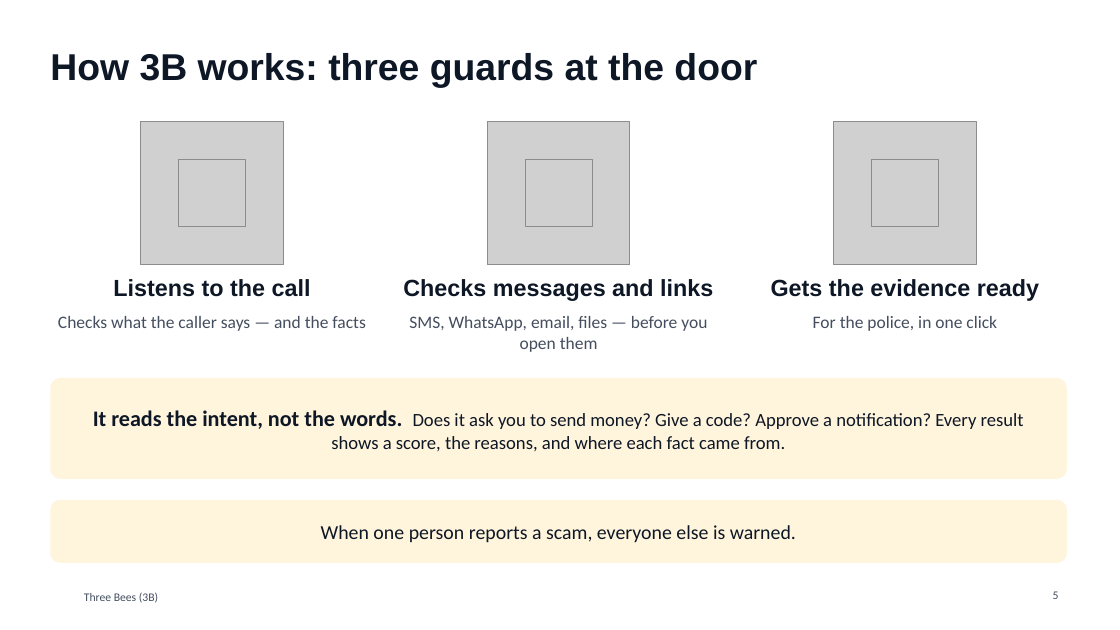
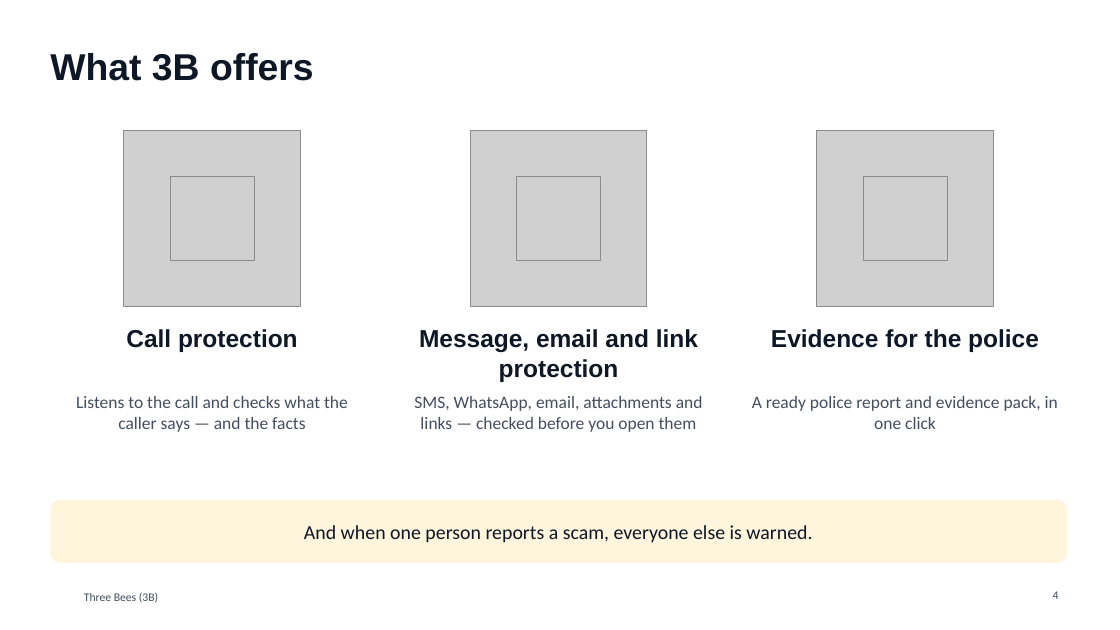
Before and after one commit to Mezx-1/three-bees, a slide deck: slide 4 of docs/presentation/ThreeBees_pitch.pptx (slide 5 before the commit). Drawn at 1120x630 pixels with LibreOffice and Linux fonts; fonts in the diff are those of the drawing; grey boxes stand for pictures; background and template pictures are left out. Boxes give left, top, right and bottom in pixels: in the first picture for what was removed or moved away, otherwise in the second. Text is boxed around its words. In the diff, an @@ line names an element or a change of style, - is before the commit and + after.

```diff
--- a/docs/presentation/ThreeBees_pitch.pptx
+++ b/docs/presentation/ThreeBees_pitch.pptx
@@ title at [50,53,314,81]: text changed @@
-How 3B works: three guards at the door
+What 3B offers
@@ picture: place and size @@
-picture at [141,122,284,265]
+picture at [124,130,301,307]
@@ picture: place and size @@
-picture at [487,122,630,265]
+picture at [471,130,647,307]
@@ picture: place and size @@
-picture at [834,122,977,265]
+picture at [817,130,993,307]
@@ picture: place and size @@
-picture at [178,160,245,227]
+picture at [170,176,254,260]
@@ picture added at [517,176,601,260] @@
@@ picture removed at [525,160,592,227] @@
@@ picture: place and size @@
-picture at [872,160,939,227]
+picture at [864,176,948,260]
@@ text removed at [113,279,311,297] @@
-Listens to the call
@@ text removed at [403,279,713,301] @@
-Checks messages and links
@@ text removed at [771,279,1039,301] @@
-Gets the evidence ready
@@ text added at [126,329,298,352], 21 pt, text #0E1726, bold @@
+Call protection
@@ text added at [419,329,698,382], 21 pt, text #0E1726, bold @@
+Message, email and link protection
@@ text at [771,329,1039,352]: text changed; size 15 to 21 pt; font Calibri to Arial; text colour #444E5F to #0E1726; bold on @@
-For the police, in one click
+Evidence for the police
@@ rounded rectangle removed at [50,378,1067,479] @@
@@ text at [76,396,348,432]: text changed @@
-Checks what the caller says — and the facts
+Listens to the call and checks what the caller says — and the facts
@@ text removed at [93,410,1024,451] @@
-It reads the intent, not the words. Does it ask you to send money? Give a code? Approve a notification? Every result shows a score, the reasons, and where each fact came from.
@@ text at [414,396,703,432]: text changed @@
-SMS, WhatsApp, email, files — before you open them
+SMS, WhatsApp, email, attachments and links — checked before you open them
@@ text added at [752,396,1058,429], 15 pt, text #444E5F @@
+A ready police report and evidence pack, in one click
@@ text at [304,525,812,543]: text changed @@
-When one person reports a scam, everyone else is warned.
+And when one person reports a scam, everyone else is warned.
@@ page number at [1053,591,1059,599]: text changed @@
-5
+4
```
Also in this commit, not shown: 7 other slides changed, 6 slides added, 4 slides removed.
